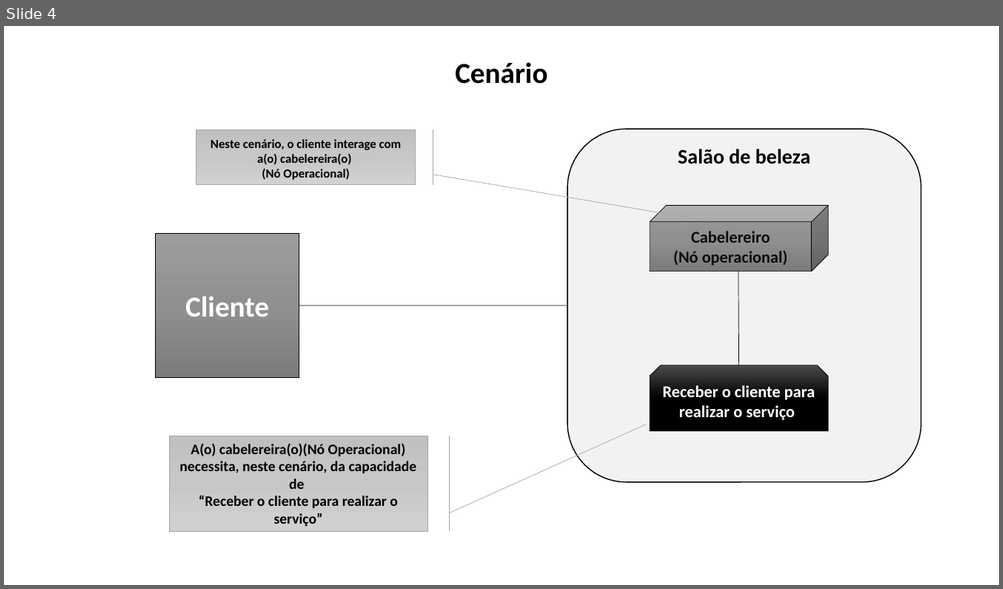
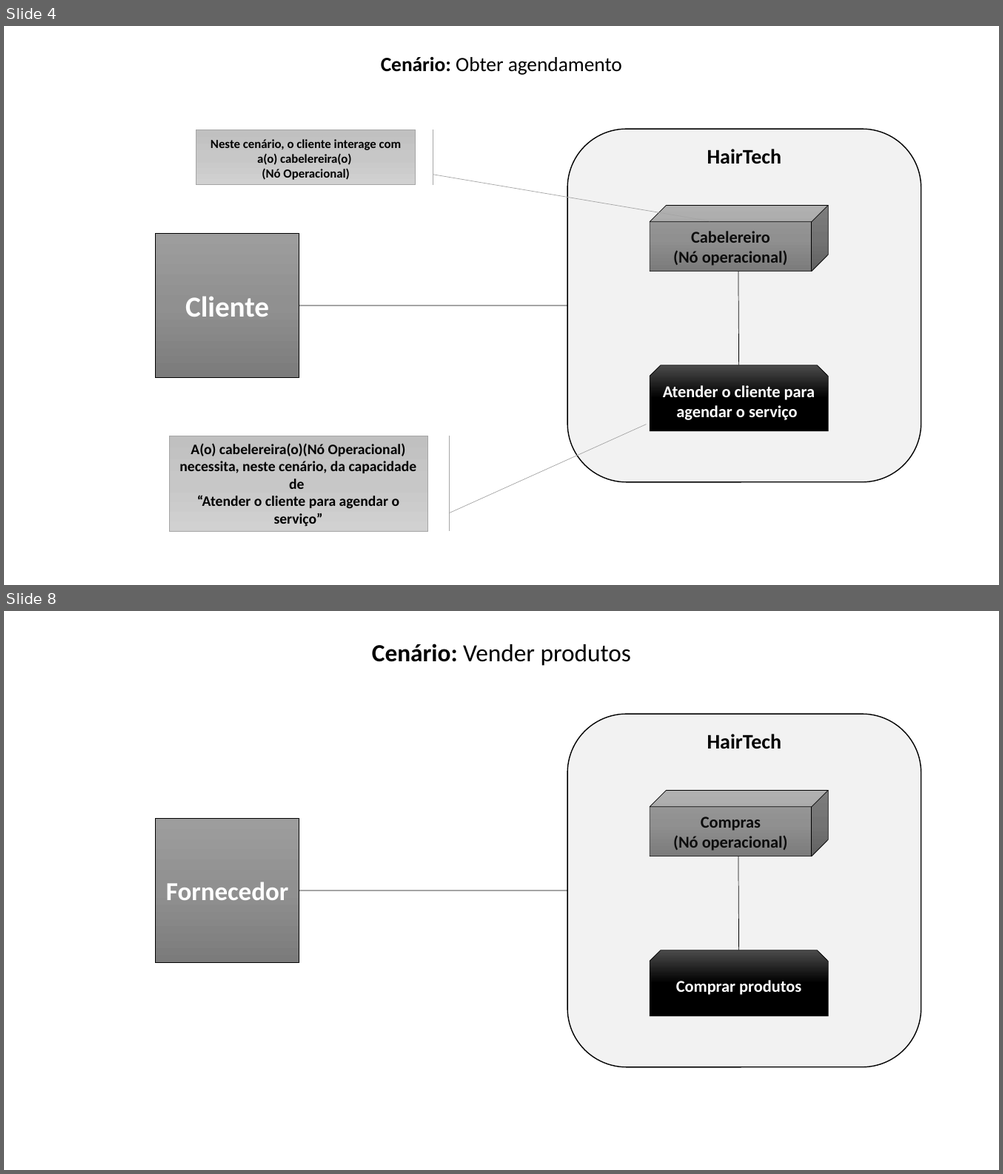
Before and after one commit to MSPowerSI/hairtech, a slide deck: artefatos/15 - Arquitetura de Negócio para cada Cenário.pptx. Shown one above the other, each under a label of ours: slide 4 before the commit, slides 4 and 8 after it; the slides between them are not shown. The pictures are 1003x589 and 1003x1174 pixels, drawn with LibreOffice and Linux fonts; fonts in the diff are those of the drawing. Boxes give left, top, right and bottom in pixels: in the first picture for what was removed or moved away, otherwise in the second. Text is boxed around its words. In the diff, an @@ line names an element or a change of style, - is before the commit and + after.

```diff
--- a/artefatos/15 - Arquitetura de Negócio para cada Cenário.pptx
+++ b/artefatos/15 - Arquitetura de Negócio para cada Cenário.pptx
@@ slide 8 added at [4, 611, 999, 1170], background #FFFFFF @@
@@ text added at [372, 644, 631, 666], 23.8 pt, text #000000 @@
+Cenário: Vender produtos
@@ rounded rectangle added at [567, 714, 921, 1068], fill #F2F2F2, outline #000000 1 pt @@
@@ text added at [707, 734, 782, 749], 20 pt, text #000000, bold @@
+HairTech
@@ cube added at [649, 791, 828, 857], fill gradient #9D9D9D to #909090 to #7C7C7C, outline #000000 0.5 pt, 16 pt, text #0D0D0D, bold @@
+Compras
+(Nó operacional)
@@ rectangle added at [156, 819, 299, 963], fill gradient #9D9D9D to #909090 to #7C7C7C, outline #000000 0.5 pt, 25 pt, text #FFFFFF, bold @@
+Fornecedor
@@ line added from (738, 857) to (739, 951), #000000 0.5 pt @@
@@ line added from (567, 891) to (296, 891), #000000 0.5 pt @@
@@ snip same rect added at [649, 951, 828, 1016], fill gradient #4B4B4B to #000000, outline #000000 0.5 pt, 16 pt, text #FFFFFF, bold @@
+Comprar produtos
@@ slide 4 changed as well @@
@@ text at [381, 57, 622, 75]: text changed; size 28 to 19.6 pt; bold off @@
-Cenário
+Cenário: Obter agendamento
@@ text at [707, 149, 782, 164]: text changed @@
-Salão de beleza
+HairTech
@@ text in snip same rect at [663, 386, 814, 420]: text changed @@
-Receber o cliente para realizar o serviço
+Atender o cliente para agendar o serviço
@@ text at [197, 495, 400, 527]: text changed @@
-“Receber o cliente para realizar o serviço”
+“Atender o cliente para agendar o serviço”
```
Also in this commit, not shown: 2 other slides changed, 4 other slides added, 1 slide removed.
